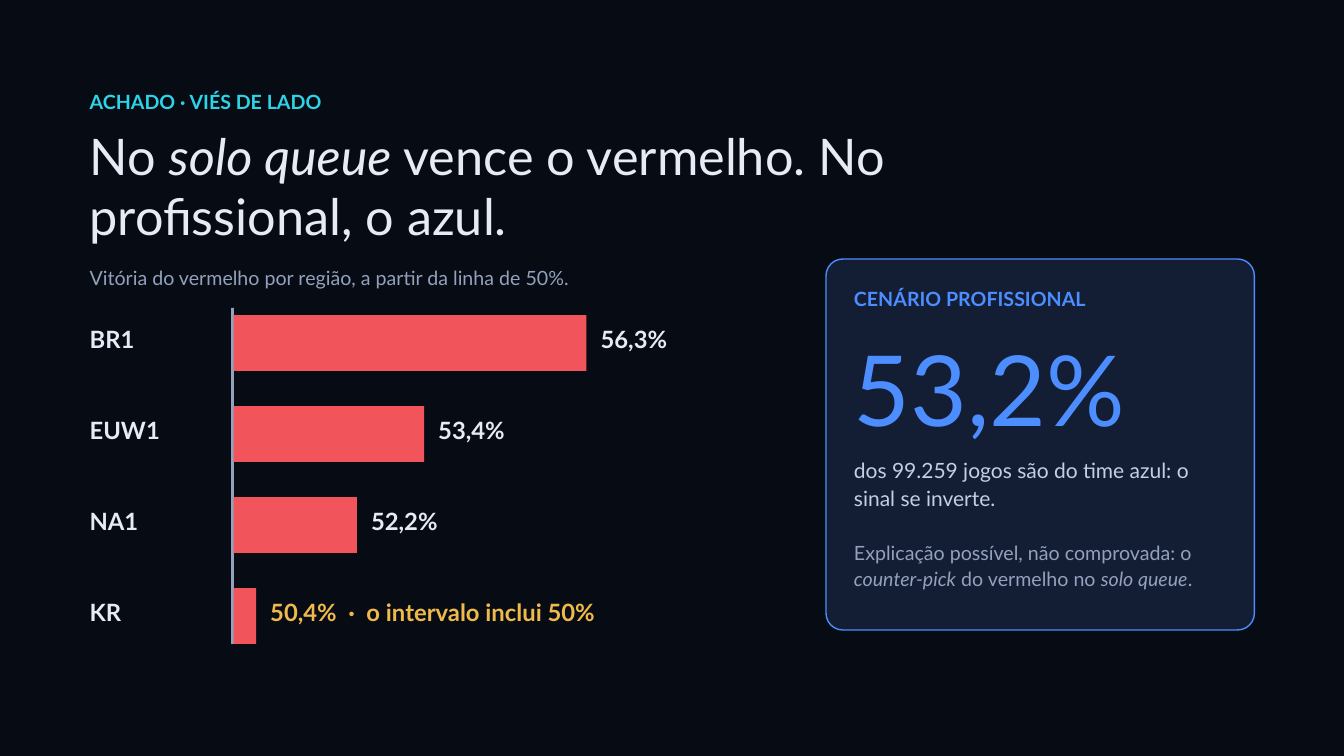
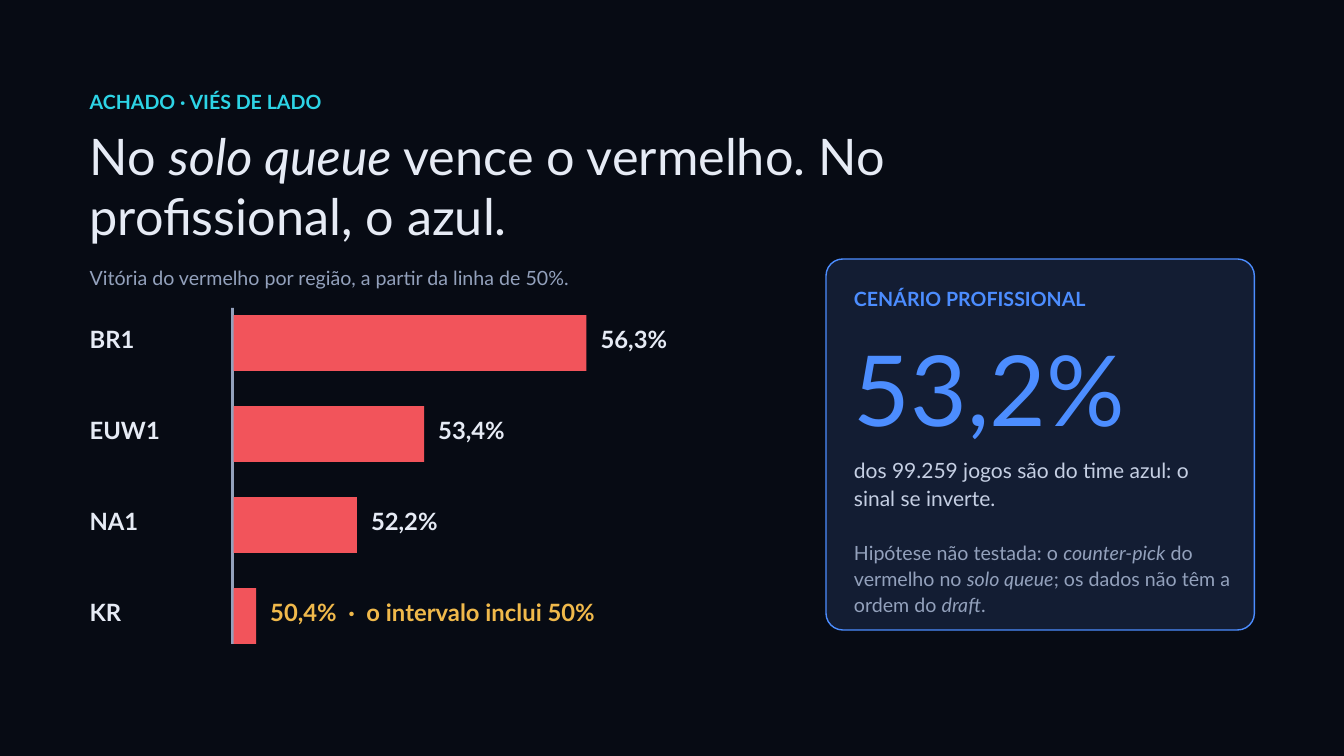
Before and after one commit to tamiosso125/lol-analytics, a slide deck: slide 13 of docs/bellestraiko_defesa_v4.pptx. Drawn at 1344x756 pixels with LibreOffice and Linux fonts; fonts in the diff are those of the drawing. Boxes give left, top, right and bottom in pixels: in the first picture for what was removed or moved away, otherwise in the second. Text is boxed around its words. In the diff, an @@ line names an element or a change of style, - is before the commit and + after.

```diff
--- a/docs/bellestraiko_defesa_v4.pptx
+++ b/docs/bellestraiko_defesa_v4.pptx
@@ text at [854,545,1230,615]: text changed @@
-Explicação possível, não comprovada: o counter-pick do vermelho no solo queue.
+Hipótese não testada: o counter-pick do vermelho no solo queue; os dados não têm a ordem do draft.
```
Also in this commit, not shown: 8 other slides changed.
